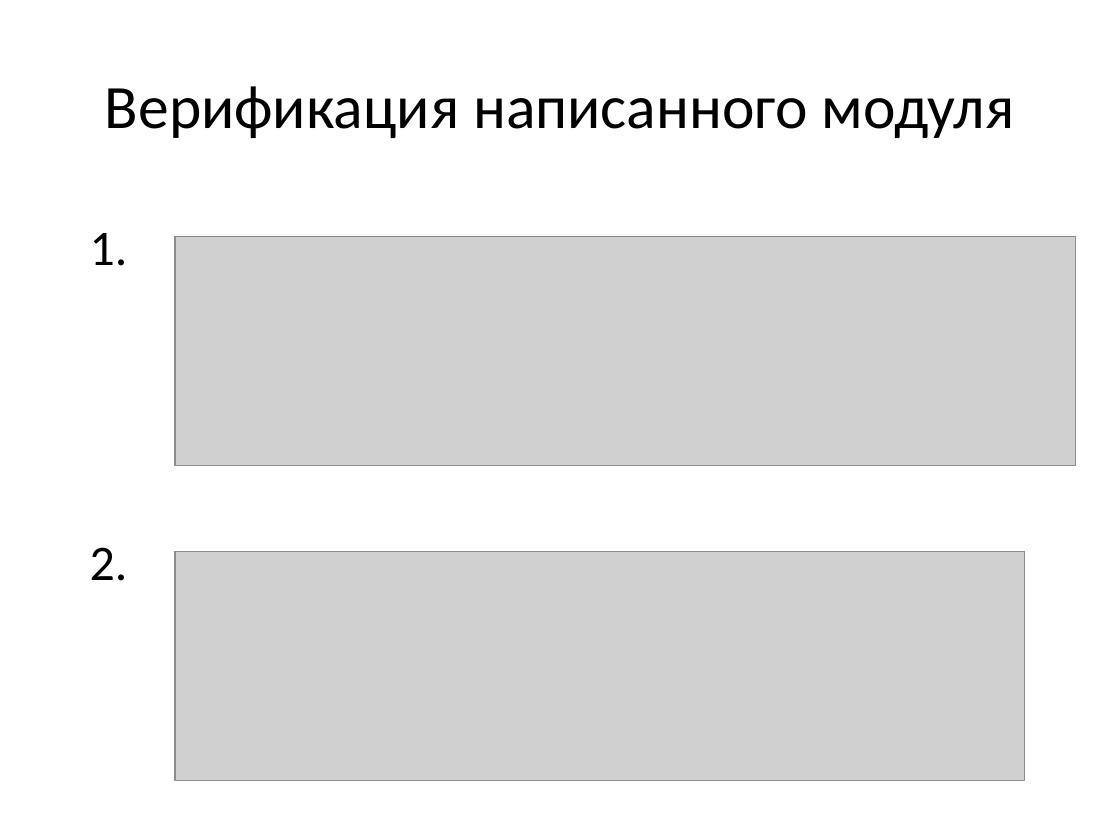
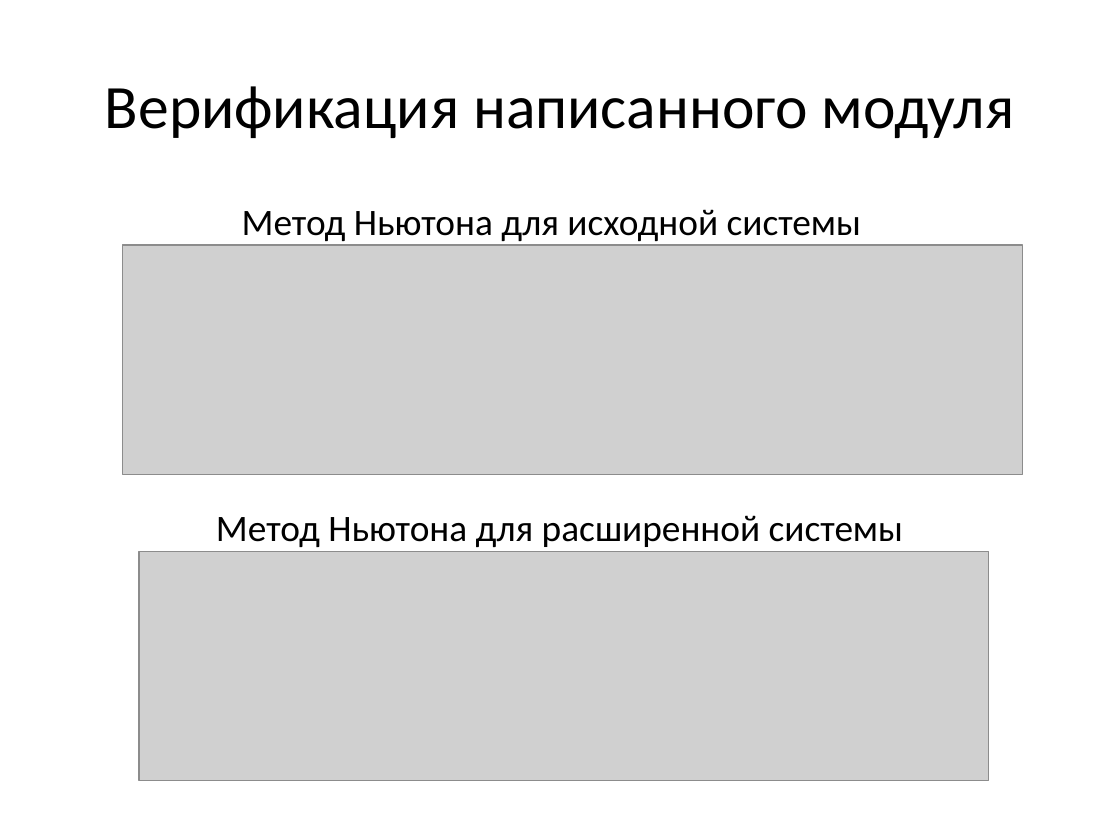
Before and after one commit to GrininViktor/Diplom, a slide deck: slide 10 of Презентация.pptx. Drawn at 1120x840 pixels with LibreOffice and Linux fonts; fonts in the diff are those of the drawing; grey boxes stand for pictures. Boxes give left, top, right and bottom in pixels: in the first picture for what was removed or moved away, otherwise in the second. Text is boxed around its words. In the diff, an @@ line names an element or a change of style, - is before the commit and + after.

```diff
--- a/Презентация.pptx
+++ b/Презентация.pptx
@@ text added at (242,209,861,245), 24 pt, text #000000 @@
+Метод Ньютона для исходной системы
@@ text removed at (90,233,128,266) @@
-1.
@@ picture: place and size @@
-picture at (175,236,1075,466)
+picture at (122,245,1023,475)
@@ text added at (216,515,903,547), 24 pt, text #000000 @@
+Метод Ньютона для расширенной системы
@@ text removed at (90,547,128,581) @@
-2.
@@ picture: place and size @@
-picture at (175,551,1025,781)
+picture at (139,551,989,781)
```
Also in this commit, not shown: 10 other slides changed, 5 slides added, 1 slide removed, 2 other files.
